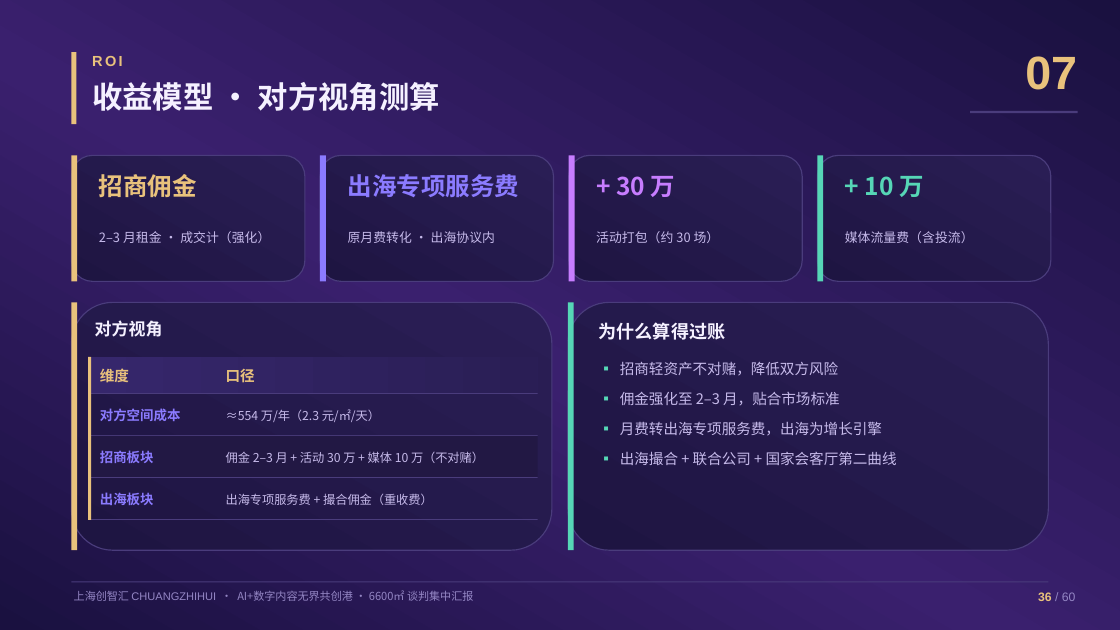
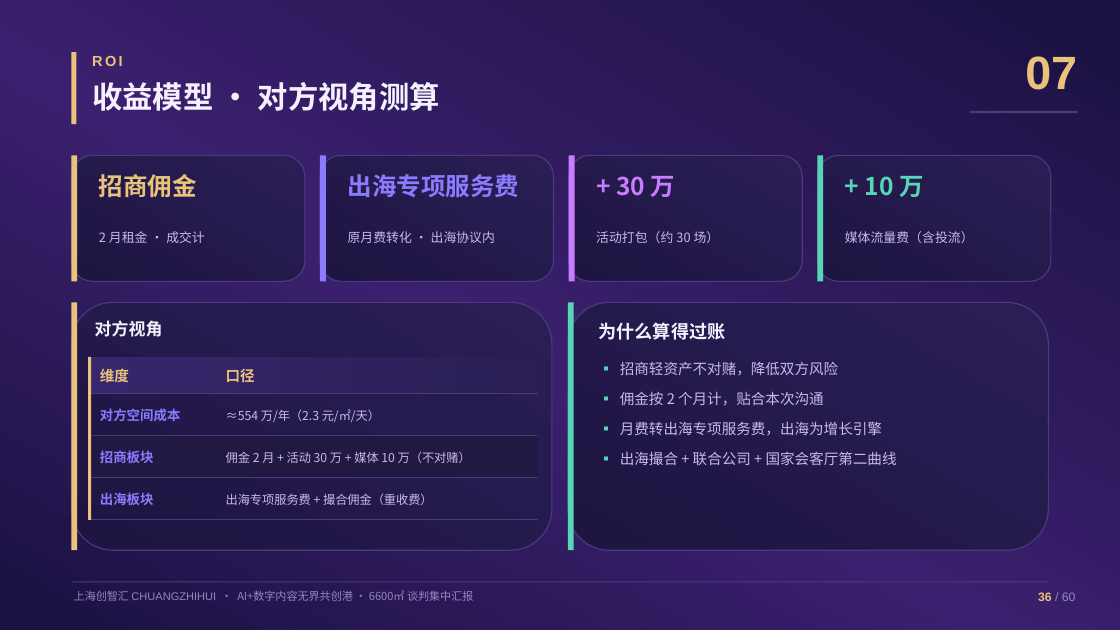
Before and after one commit to hujigang2010-maker/AIDEN, a slide deck: slide 36 of proposal/创智汇6600平合作方案.pptx. Drawn at 1120x630 pixels with LibreOffice and Linux fonts; fonts in the diff are those of the drawing. Boxes give left, top, right and bottom in pixels: in the first picture for what was removed or moved away, otherwise in the second. Text is boxed around its words. In the diff, an @@ line names an element or a change of style, - is before the commit and + after.

```diff
--- a/proposal/创智汇6600平合作方案.pptx
+++ b/proposal/创智汇6600平合作方案.pptx
@@ text at (99, 231, 205, 243): text changed @@
-2–3 月租金 · 成交计（强化）
+2 月租金 · 成交计
@@ text at (620, 392, 824, 406): text changed @@
-▪ 佣金强化至 2–3 月，贴合市场标准
+▪ 佣金按 2 个月计，贴合本次沟通
@@ text at (226, 451, 471, 463): text changed @@
-佣金 2–3 月 + 活动 30 万 + 媒体 10 万（不对赌）
+佣金 2 月 + 活动 30 万 + 媒体 10 万（不对赌）
```
Also in this commit, not shown: 4 other slides changed, 2 slides added, 2 slides removed, 26 other files.
